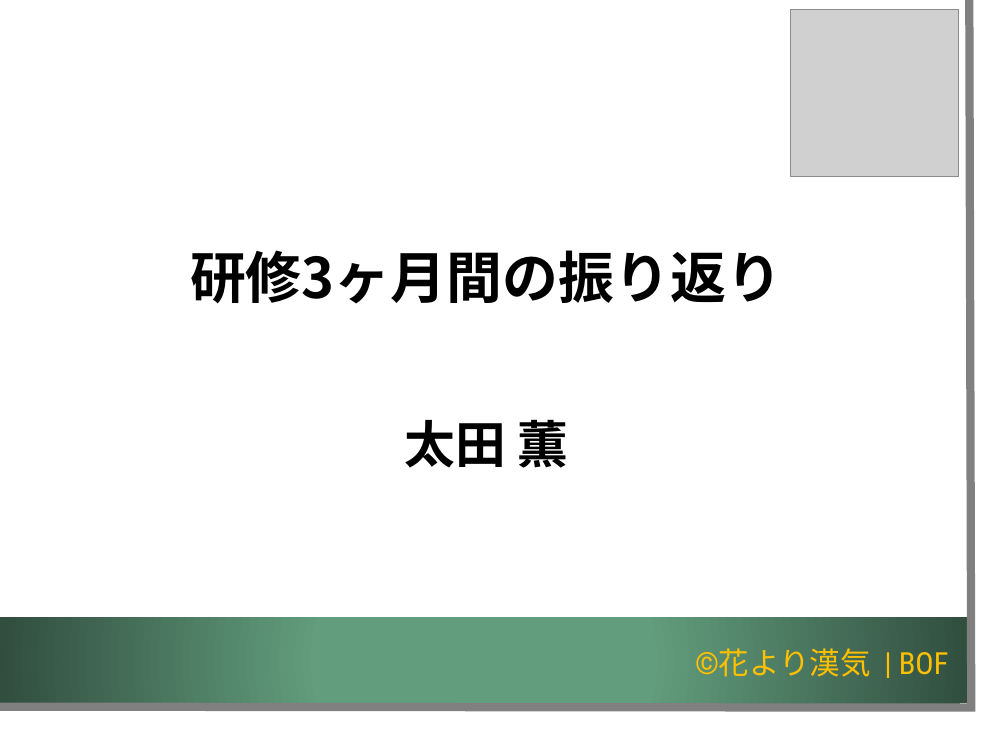
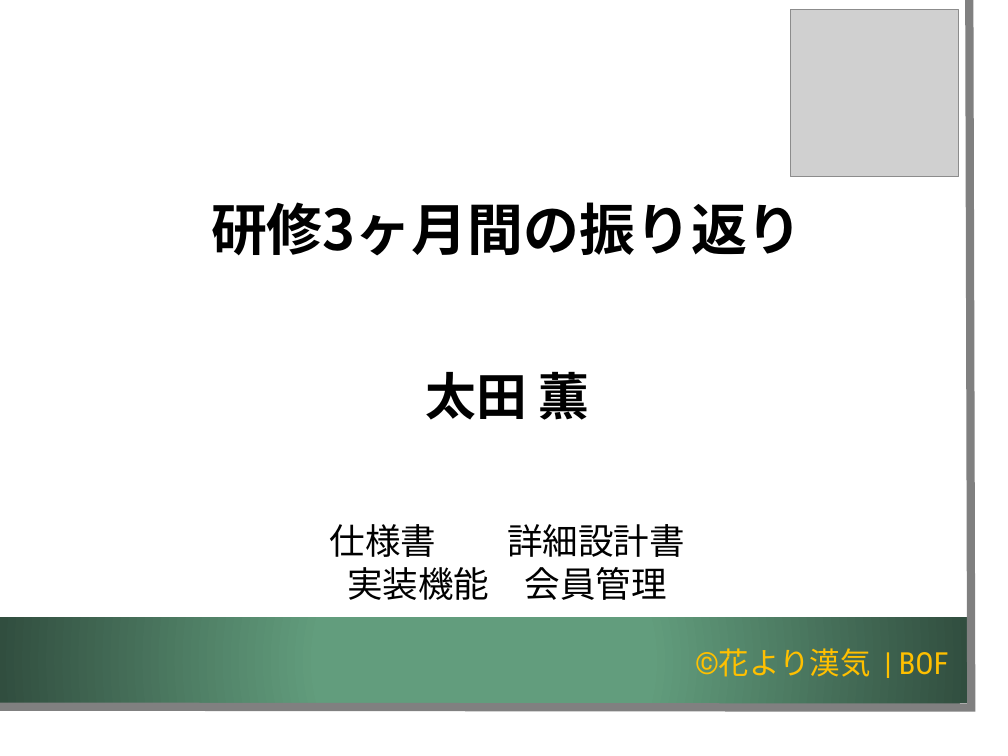
Before and after one commit to K-MIGTA/hanayoriRepo, a slide deck: slide 18 of 成果報告会_発表用スライド_チーム開発演習編集版_1.2.pptx. Drawn at 1008x756 pixels with LibreOffice and Linux fonts; fonts in the diff are those of the drawing; grey boxes stand for pictures; background and template pictures are left out. Boxes give left, top, right and bottom in pixels: in the first picture for what was removed or moved away, otherwise in the second. Text is boxed around its words. In the diff, an @@ line names an element or a change of style, - is before the commit and + after.

```diff
--- a/成果報告会_発表用スライド_チーム開発演習編集版_1.2.pptx
+++ b/成果報告会_発表用スライド_チーム開発演習編集版_1.2.pptx
@@ title "研修3ヶ月間の振り返り 太田 薫": place and size @@
-title "研修3ヶ月間の振り返り 太田 薫" at [190, 250, 782, 468]
+title "研修3ヶ月間の振り返り 太田 薫" at [211, 202, 803, 420]
@@ text added at [330, 524, 685, 600], 28 pt, text #000000 @@
+仕様書 詳細設計書
+実装機能 会員管理
```
Also in this commit, not shown: 6 other slides changed.
